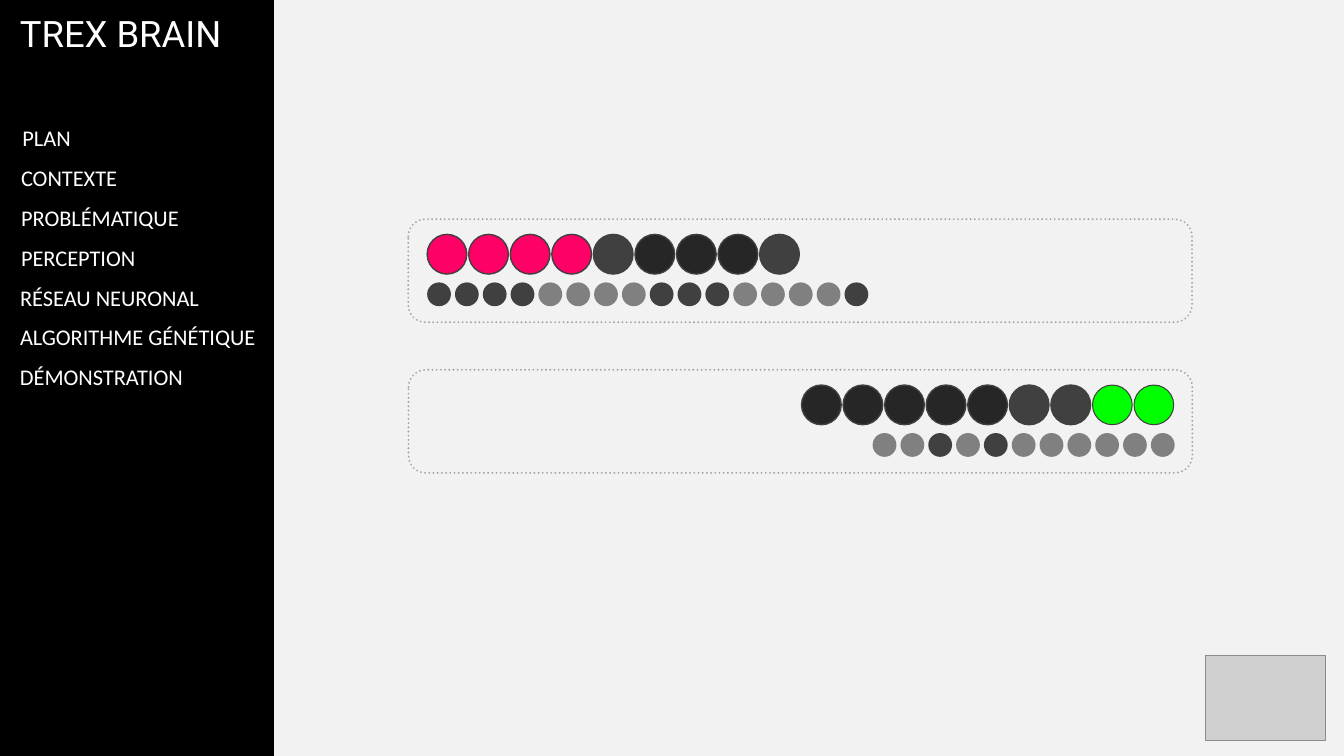
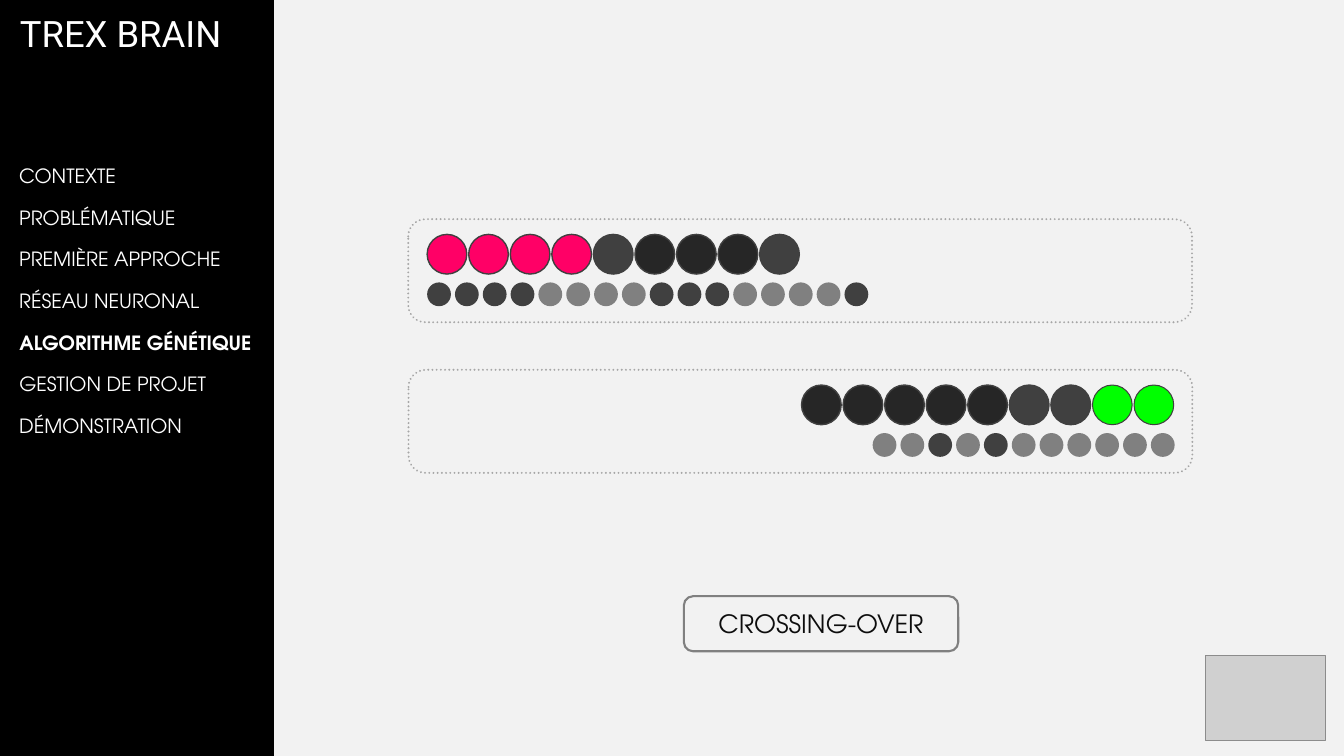
Before and after one commit to corbienassisdev/TRex-Brain, a slide deck: slide 20 of gesp/soutenance/Soutenance_V02.pptx (slide 22 before the commit). Drawn at 1344x756 pixels with LibreOffice and Linux fonts; fonts in the diff are those of the drawing; grey boxes stand for pictures; background and template pictures are left out. Boxes give left, top, right and bottom in pixels: in the first picture for what was removed or moved away, otherwise in the second. Text is boxed around its words. In the diff, an @@ line names an element or a change of style, - is before the commit and + after.

```diff
--- a/gesp/soutenance/Soutenance_V02.pptx
+++ b/gesp/soutenance/Soutenance_V02.pptx
@@ text removed at (22, 131, 70, 146) @@
-PLAN
@@ size 16 to 14 pt, font Calibri to TeX Gyre Adventor in 4 elements at (19, 289, 199, 309), (19, 206, 175, 226), (19, 414, 182, 434), (19, 168, 116, 184) @@
@@ text added at (19, 247, 221, 267), 14 pt, text #FFFFFF @@
+PREMIÈRE APPROCHE
@@ text removed at (21, 251, 135, 266) @@
-PERCEPTION
@@ text "ALGORITHME GÉNÉTIQUE" at (19, 330, 251, 351): size 16 to 14 pt, font Calibri to TeX Gyre Adventor, bold on @@
@@ text added at (19, 376, 206, 392), 14 pt, text #FFFFFF @@
+GESTION DE PROJET
@@ text "DÉMONSTRATION": place and size @@
-text "DÉMONSTRATION" at (20, 366, 183, 385)
+text "DÉMONSTRATION" at (19, 414, 182, 434)
@@ rounded rectangle added at (684, 597, 958, 652), outline #808080 1.5 pt, 18 pt, text #0D0D0D @@
+CROSSING-OVER
```
Also in this commit, not shown: 22 other slides changed, 2 slides added, 1 slide removed, 5 other files.
